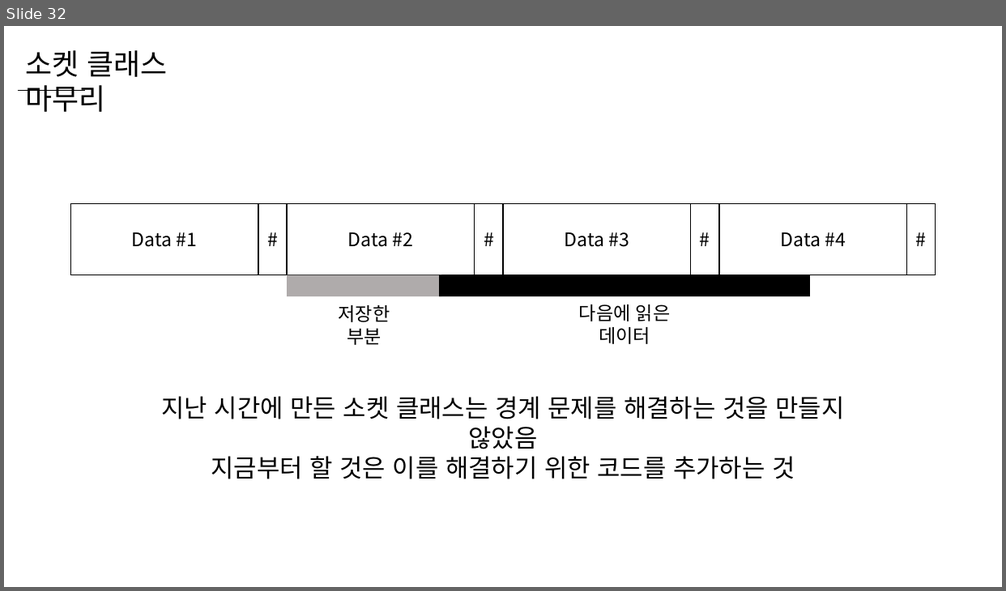
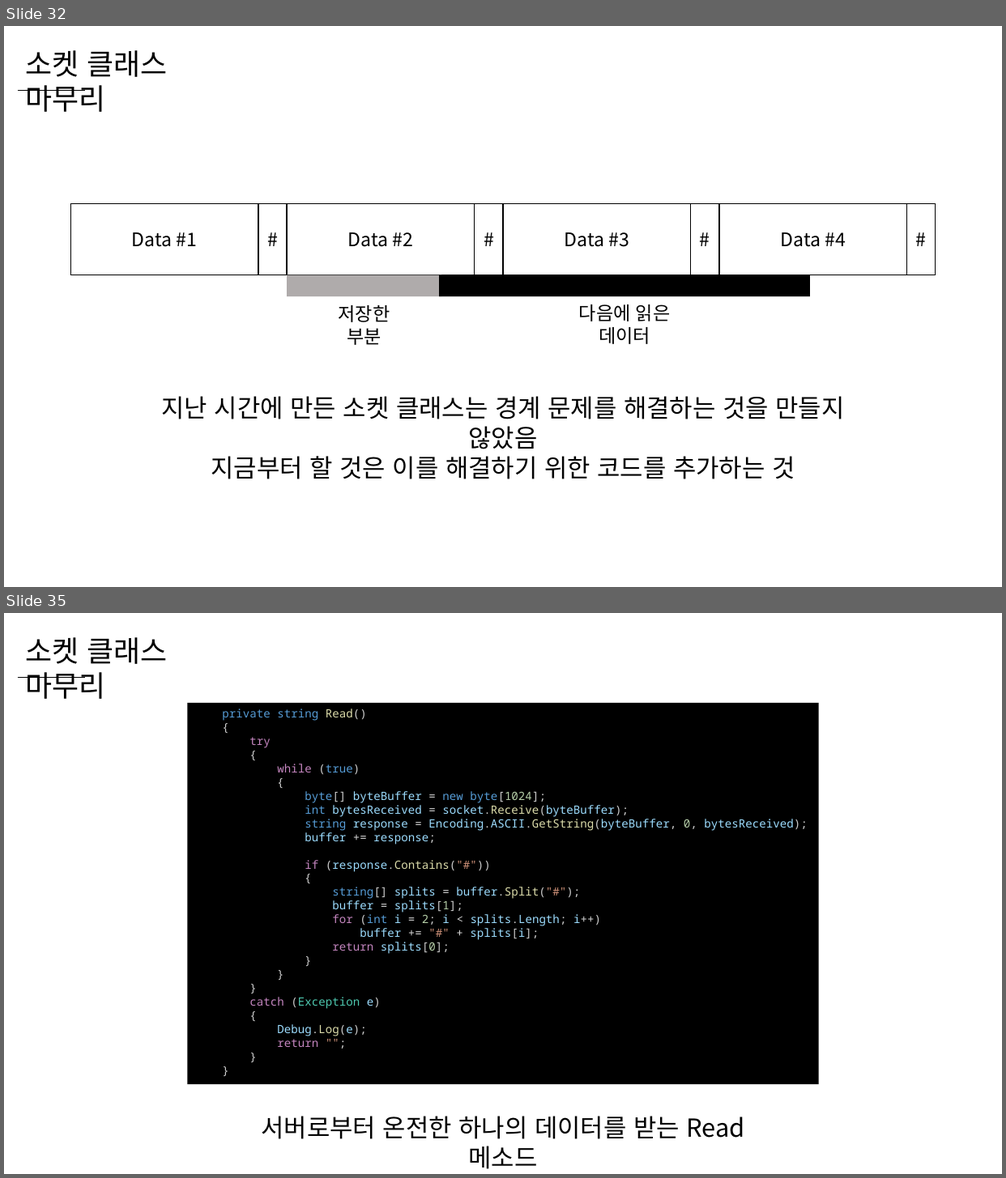
Before and after one commit to WooLyung/2023-Unity-Lecture, a slide deck: Day 2.pptx. Shown one above the other, each under a label of ours: slide 32 before the commit, slides 32 and 35 after it; the slides between them are not shown. The pictures are 1006x591 and 1006x1178 pixels, drawn with LibreOffice and Linux fonts; fonts in the diff are those of the drawing. Boxes give left, top, right and bottom in pixels: in the first picture for what was removed or moved away, otherwise in the second. Text is boxed around its words. In the diff, an @@ line names an element or a change of style, - is before the commit and + after.

```diff
--- a/Day 2.pptx
+++ b/Day 2.pptx
@@ slide 35 added at (4, 613, 1002, 1174), background #FFFFFF @@
@@ text added at (25, 637, 167, 699), 28 pt, text #000000 @@
+소켓 클래스 마무리
@@ line added from (19, 677) to (85, 677), #000000 0.5 pt @@
@@ rectangle added at (187, 703, 819, 1084), fill #000000, 11 pt, text #9CDCFE @@
+private string Read()
+{
+try
+{
+while (true)
+{
+byte[] byteBuffer = new byte[1024];
+int bytesReceived = socket.Receive(byteBuffer);
+string response = Encoding.ASCII.GetString(byteBuffer, 0, bytesReceived);
+buffer += response;
+if (response.Contains("#"))
+{
+string[] splits = buffer.Split("#");
+buffer = splits[1];
+for (int i = 2; i < splits.Length; i++)
+buffer += "#" + splits[i];
+return splits[0];
+}
+}
+}
+catch (Exception e)
+{
+Debug.Log(e);
+return "";
+}
+}
@@ text added at (261, 1116, 744, 1169), 24 pt, text #000000 @@
+서버로부터 온전한 하나의 데이터를 받는 Read 메소드
```
Also in this commit, not shown: 2 slides changed, 40 other slides added, 27 other files.
